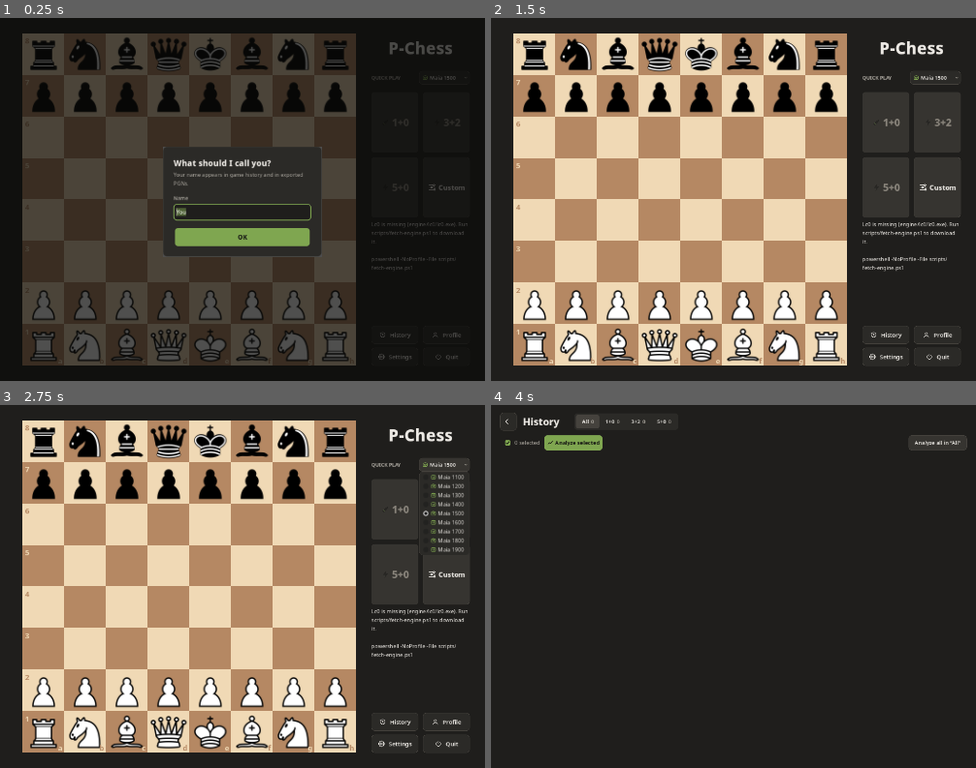
Above: before the commit, frames 1-4 (two rows, left to right).
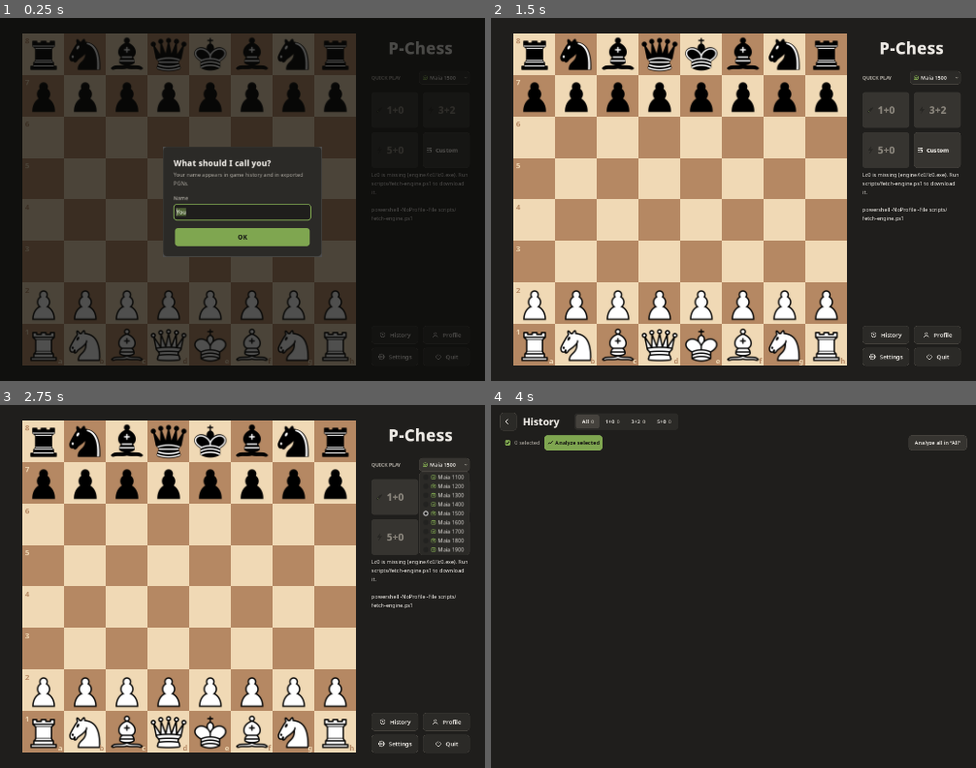
Above: after the commit, the same moments.

Repository: Laginho/P-Chess
Game: Godot game, scene res://ui/main.tscn
Two runs of this game, one before a commit and one after it. Both use one fixed random seed, a clock stepped at 60 frames per second and the inputs below.
Inputs:
- Up to frame 1 (0.25 s): no input
- Up to frame 2 (1.5 s): click "Custom" at 0.5 s; click "OK" at 1.25 s
- Up to frame 3 (2.75 s): click "Maia 1500" at 2 s
- Up to frame 4 (4 s): click "History" at 2.75 s; click "0 selected" at 3.5 s

The runs differ from the first frame. In frame 1, 0.4% of the frame differs, in the area x 76-97%, y 35-70%; in frame 2, 1.2%, in the area x 76-97%, y 24-70%; in frame 3, 1.1%; in frame 4, nothing differs.

Commit message:
fix: quick play tiles are landscape with the label centred and the icon beside it
Tiles keep Main.png's 210:160 proportion, so a narrow panel makes them shorter
instead of tall and thin. IconButton's icon_left mode now centres the label on
the tile and puts the icon just left of it, shrinking the font until both fit
rather than pushing the label off-centre.

Co-Authored-By: Claude Opus 5.5 <noreply@anthropic.com>

Diff:
--- a/tests/test_home.gd
+++ b/tests/test_home.gd
@@ -296,3 +296,22 @@
 	assert_eq(main.preferences.get_value("player_name"), name, "the full name remains saved")
 	main.free()
 	Session.HistoryStorage.clean(folder)
+
+
+# Bruno's QA follow-up: each quick-play label sits at its tile's centre with the icon just left of it,
+# and the tiles stay landscape however narrow the panel gets.
+func test_quick_play_tiles_are_landscape_with_centred_labels():
+	var home = load("res://ui/home.tscn").instantiate()
+	home.set_anchors_and_offsets_preset(Control.PRESET_TOP_LEFT)
+	Engine.get_main_loop().root.add_child(home)
+	for canvas in [Vector2(1422, 800), Vector2(1280, 960), Vector2(1911, 800), Vector2(800, 600)]:
+		home.size = canvas
+		for name in ["OneZero", "ThreeTwo", "FiveZero", "Custom"]:
+			var tile: Button = home.find_child(name, true, false)
+			assert_true(tile.size.x > tile.size.y, "%s is landscape at %s (%s)" % [name, canvas, tile.size])
+			var placed: Vector3 = tile.placement()
+			var label: float = tile.get_theme_font("font").get_string_size(tile.text, HORIZONTAL_ALIGNMENT_LEFT, -1, int(placed.z)).x
+			assert_true(absf(placed.y + label / 2 - tile.size.x / 2) <= 1.0, "%s label centred at %s" % [name, canvas])
+			var icon_end: float = placed.x + tile.get_theme_constant("icon_max_width")
+			assert_true(placed.x >= tile.icon_left and icon_end <= placed.y and placed.y - icon_end <= 12, "%s icon just left of its label at %s: %s" % [name, canvas, placed])
+	home.free()
--- a/ui/home.gd
+++ b/ui/home.gd
@@ -31,7 +31,8 @@
 	var width := form.size.x
 	var row := (width - 12) / 2
 	var missing: Label = form.get_node("Missing")
-	var large := minf(160, (form.size.y - 282) / 2)
+	# Landscape tiles in Main.png's 210:160 proportion: a narrow panel gets shorter tiles, not tall thin ones.
+	var large := minf(minf(160, row * 160 / 210), (form.size.y - 282) / 2)
 	if missing.visible:
 		large = minf(large, maxf(36, (form.size.y - 424) / 2))
 	form.get_node("Title").position = Vector2(0, 8)
@@ -53,7 +54,7 @@
 		button.size = Vector2(row, large)
 	var custom: Button = form.get_node("Custom")
 	custom.add_theme_font_size_override("font_size", 18 if width < 320 else 24)
-	custom.add_theme_constant_override("icon_max_width", 24 if width < 320 else 30)
+	custom.add_theme_constant_override("icon_max_width", 18 if width < 320 else 24)
 	custom.position = Vector2(row + 12, 156 + large + 12)
 	custom.size = Vector2(row, large)
 	for i in 4:
--- a/ui/home.tscn
+++ b/ui/home.tscn
@@ -63,9 +63,10 @@
 [node name="OneZero" type="Button" parent="Center/Form/Quick"]
 theme_type_variation = &"PrimaryButton"
 theme_override_font_sizes/font_size = 34
+theme_override_constants/h_separation = 6
 theme_override_constants/icon_max_width = 34
 script = ExtResource("10")
-icon_left = 20.0
+icon_left = 8.0
 font_type = &"ExtraBoldText"
 text = "1+0"
 icon = ExtResource("3")
@@ -74,9 +75,10 @@
 [node name="ThreeTwo" type="Button" parent="Center/Form/Quick"]
 theme_type_variation = &"PrimaryButton"
 theme_override_font_sizes/font_size = 34
+theme_override_constants/h_separation = 6
 theme_override_constants/icon_max_width = 34
 script = ExtResource("10")
-icon_left = 20.0
+icon_left = 8.0
 font_type = &"ExtraBoldText"
 text = "3+2"
 icon = ExtResource("4")
@@ -85,9 +87,10 @@
 [node name="FiveZero" type="Button" parent="Center/Form/Quick"]
 theme_type_variation = &"PrimaryButton"
 theme_override_font_sizes/font_size = 34
+theme_override_constants/h_separation = 6
 theme_override_constants/icon_max_width = 34
 script = ExtResource("10")
-icon_left = 20.0
+icon_left = 8.0
 font_type = &"ExtraBoldText"
 text = "5+0"
 icon = ExtResource("4")
@@ -96,9 +99,10 @@
 [node name="Custom" type="Button" parent="Center/Form"]
 theme_type_variation = &"RaisedButton"
 theme_override_font_sizes/font_size = 24
-theme_override_constants/icon_max_width = 30
+theme_override_constants/h_separation = 6
+theme_override_constants/icon_max_width = 24
 script = ExtResource("10")
-icon_left = 22.0
+icon_left = 8.0
 font_type = &"ExtraBoldText"
 text = "Custom"
 icon = ExtResource("5")
--- a/ui/icon_button.gd
+++ b/ui/icon_button.gd
@@ -1,8 +1,9 @@
 extends Button
 
 # Godot pins a left icon to the button's edge and centres the label in the space left over.
-# The canvas centres icon and label as one group, or with `icon_left` set, pins the icon that far
-# from the left edge and centres the label on the whole button. So this button paints both itself:
+# The canvas centres icon and label as one group, or with `icon_left` set, centres the label on the
+# whole button with the icon just left of it, at least `icon_left` from the edge (the font shrinks
+# until both fit). So this button paints both itself:
 # Godot still lays it out from `text` and `icon` (minimum size, accessibility) but draws them clear.
 
 @export var icon_left := -1.0
@@ -43,14 +44,30 @@
 		draw_multiline_string(font, Vector2(8, (size.y - 4 - height) / 2 + font.get_ascent(font_size)), text,
 				HORIZONTAL_ALIGNMENT_CENTER, available, font_size, -1, _colours[get_draw_mode()])
 		return
+	var placed := placement()
+	font_size = int(placed.z)
+	if icon:
+		var height := width * icon.get_height() / icon.get_width()
+		draw_texture_rect(icon, Rect2(placed.x, (size.y - height) / 2, width, height), false, _icon_colours[disabled])
+	draw_string(font, Vector2(placed.y, (size.y - font.get_height(font_size)) / 2 + font.get_ascent(font_size)),
+			text, HORIZONTAL_ALIGNMENT_LEFT, -1, font_size, _colours[get_draw_mode()])
+
+
+# The one-line layout: icon x, label x and font size.
+func placement() -> Vector3:
+	var font := get_theme_font("font")
+	var font_size := get_theme_font_size("font_size")
+	var label := font.get_string_size(text, HORIZONTAL_ALIGNMENT_LEFT, -1, font_size).x
+	var width := float(get_theme_constant("icon_max_width")) if icon else 0.0
+	var gap := float(get_theme_constant("h_separation")) if icon else 0.0
+	if icon and icon_left >= 0:
+		while font_size > 12 and (size.x - label) / 2 - gap - width < icon_left:
+			font_size -= 1
+			label = font.get_string_size(text, HORIZONTAL_ALIGNMENT_LEFT, -1, font_size).x
 	var x := (size.x - width - gap - label) / 2
 	var text_x := x + width + gap
-	# A narrow button falls back to the group, so the icon never runs into the label.
-	if icon and icon_left >= 0 and (size.x - label) / 2 - icon_left - width >= gap:
-		x = icon_left
+	# A button too narrow even at the smallest font falls back to the group, so the icon never runs into the label.
+	if icon and icon_left >= 0 and (size.x - label) / 2 - gap - width >= icon_left:
 		text_x = (size.x - label) / 2
-	if icon:
-		var height := width * icon.get_height() / icon.get_width()
-		draw_texture_rect(icon, Rect2(x, (size.y - height) / 2, width, height), false, _icon_colours[disabled])
-	draw_string(font, Vector2(text_x, (size.y - font.get_height(font_size)) / 2 + font.get_ascent(font_size)),
-			text, HORIZONTAL_ALIGNMENT_LEFT, -1, font_size, _colours[get_draw_mode()])
+		x = text_x - gap - width
+	return Vector3(x, text_x, font_size)
